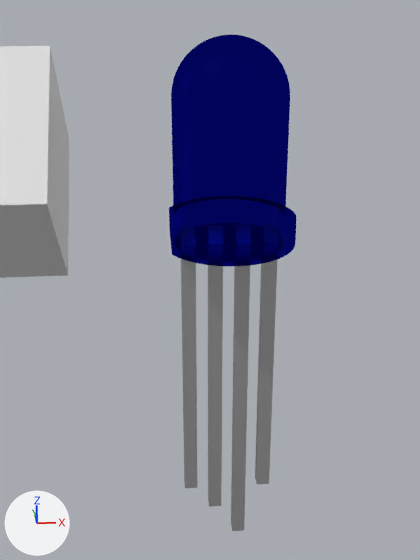
What one commit did to the Blender file models/LED.blend.
The view is the same before and after, from the file's camera 'Camera'. Lighting does not change. The marker at lower left points along +X, +Y and +Z.

Names of what the first picture shows: 'Cube', 'LED Housing', 'Leg 1 DOUT', 'Leg 2 VDD', 'Leg 3 GND', 'Leg 4 DIN'.
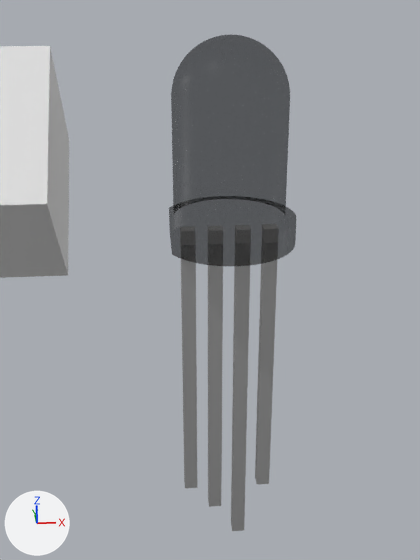
What differs and where, as boxes [x1, y1, x2, y2] in the pictures (420 x 560 px):
'LED Housing', recoloured (blue to grey): [169, 35, 296, 266] in both

Diff of the bpy script that builds the scene:
```diff
--- a/models/LED.blend.py
+++ b/models/LED.blend.py
@@ ng_nodegroup @@
 n1 = _N.new('ShaderNodeRGB'); n1.name = 'RGB'
 n0 = _N.new('NodeGroupOutput'); n0.name = 'Group Output'
 n1.outputs[0].default_value = (0.0295, 0.049, 0.5, 1.0)  # 'Color', blue #303fbc
-_L.new(n1.outputs[0], n0.inputs[0])  # 'Color' to 'Color'
-_L.new(n1.outputs[0], n0.inputs[1])  # 'Color' to 'Color'
+n2 = _N.new('ShaderNodeMix'); n2.name = 'Mix'
+n2.data_type = 'RGBA'
+n2.inputs[0].default_value = 0.0  # 'Factor'
+n3 = _N.new('ShaderNodeRGB'); n3.name = 'RGB.001'
+n3.outputs[0].default_value = (0.5, 0.5, 0.5, 1.0)  # 'Color', grey #bcbcbc
+_L.new(n2.outputs[2], n0.inputs[0])  # 'Result' to 'Color'
+_L.new(n2.outputs[2], n0.inputs[1])  # 'Result' to 'Color'
+_L.new(n1.outputs[0], n2.inputs[7])  # 'Color' to 'B'
+_L.new(n3.outputs[0], n2.inputs[6])  # 'Color' to 'A'
```
